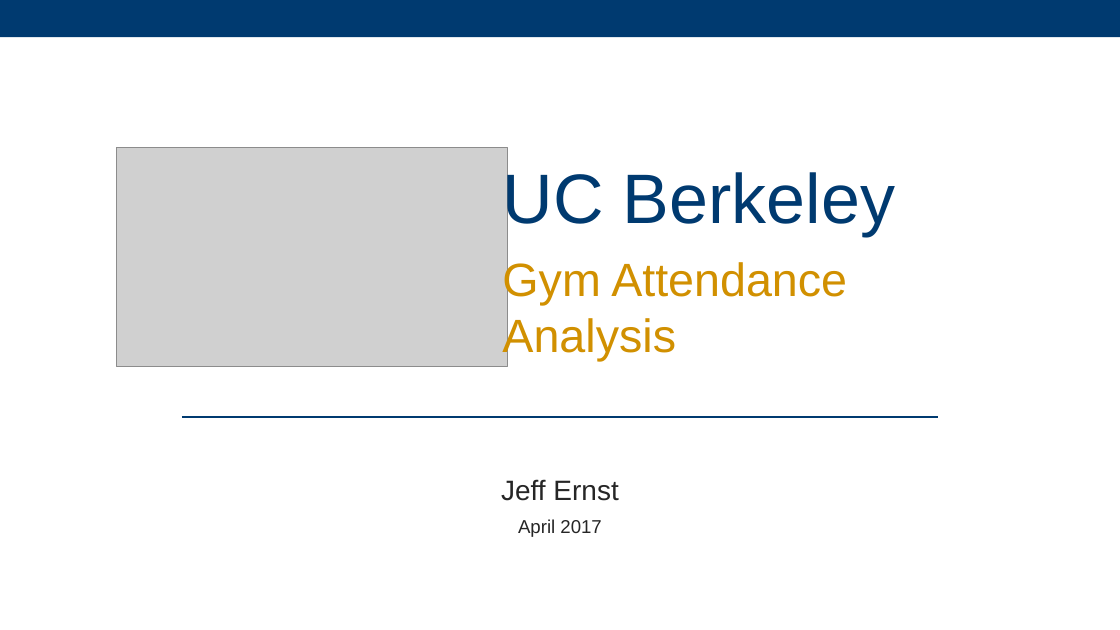
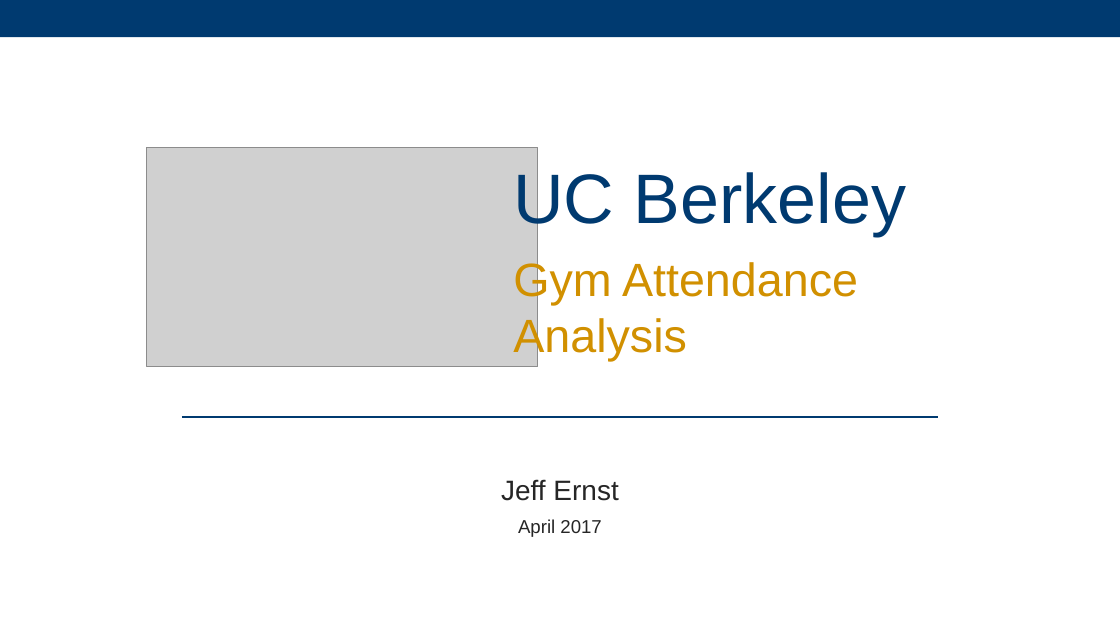
Before and after one commit to jeffernst4/gymtraffic, a slide deck: slide 1 of presentation/UC Berkeley Gym Attendance.pptx (slide 2 before the commit). Drawn at 1120x630 pixels with LibreOffice and Linux fonts; fonts in the diff are those of the drawing; grey boxes stand for pictures. Boxes give left, top, right and bottom in pixels: in the first picture for what was removed or moved away, otherwise in the second. Text is boxed around its words. In the diff, an @@ line names an element or a change of style, - is before the commit and + after.

```diff
--- a/presentation/UC Berkeley Gym Attendance.pptx
+++ b/presentation/UC Berkeley Gym Attendance.pptx
@@ picture: place and size @@
-picture at [116,147,507,366]
+picture at [147,147,539,366]
@@ text "UC Berkeley": place and size @@
-text "UC Berkeley" at [502,167,895,236]
+text "UC Berkeley" at [513,167,906,236]
@@ text "Gym Attendance": place and size @@
-text "Gym Attendance" at [502,259,847,361]
+text "Gym Attendance" at [513,259,858,361]
```
Also in this commit, not shown: 1 other slide changed, 3 slides added, 2 slides removed.
